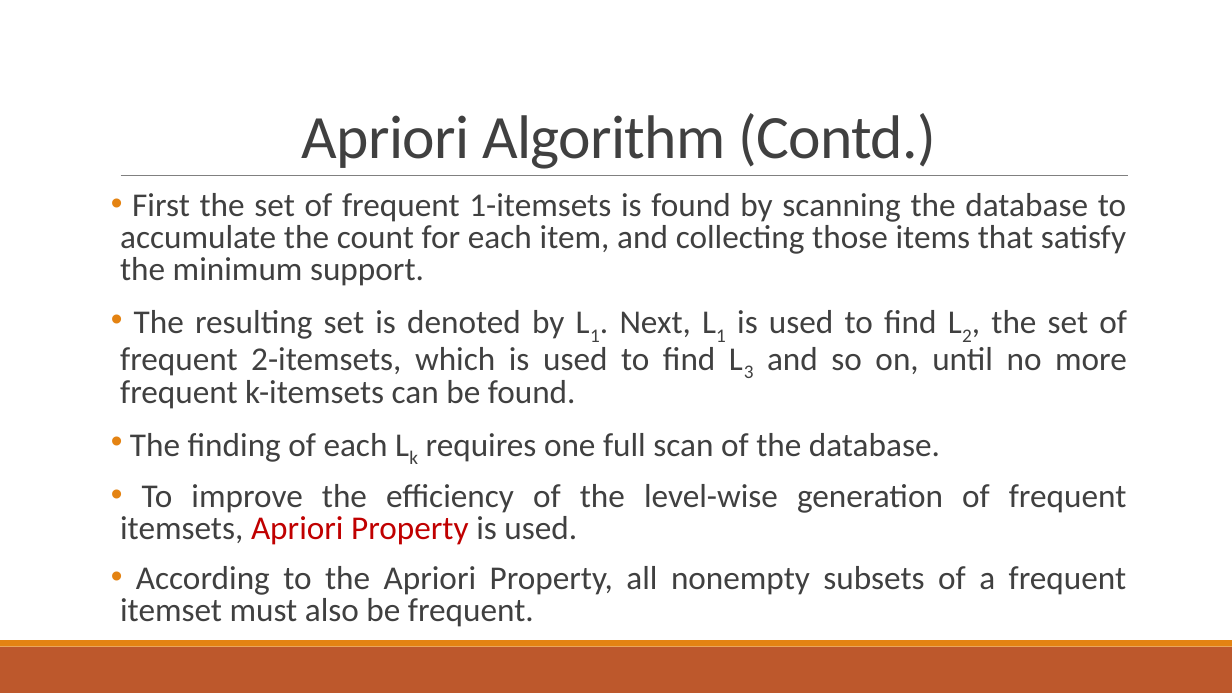
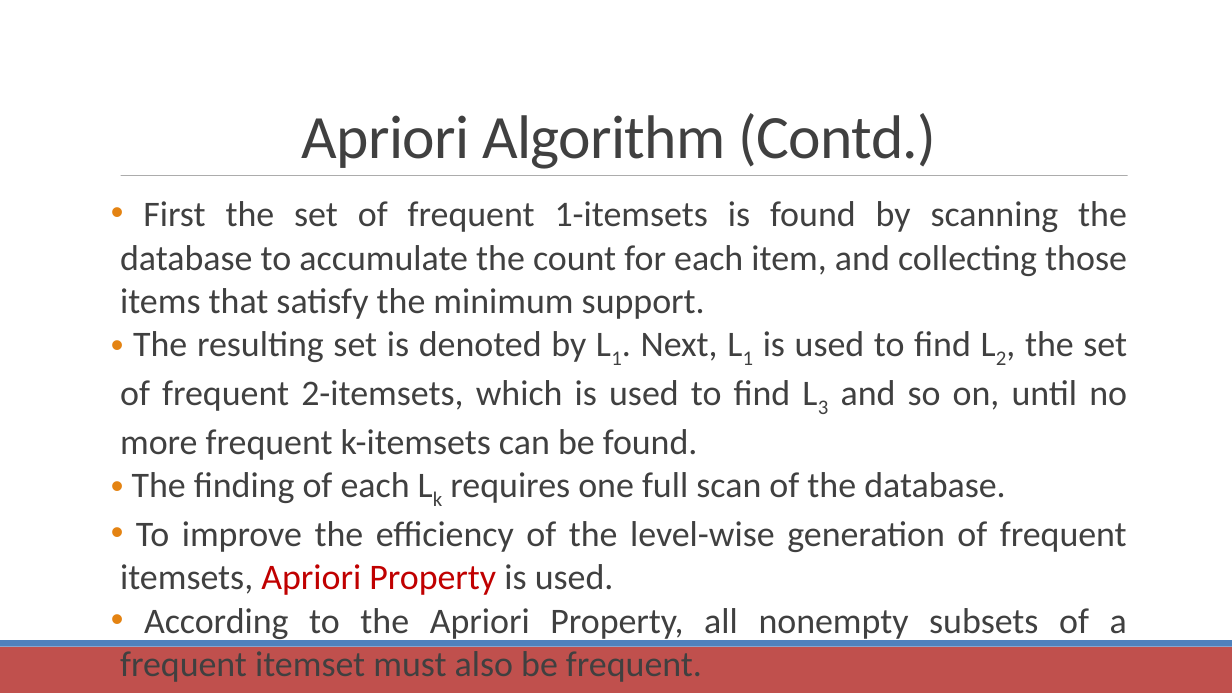
Before and after one commit to raghavmittal101/nu-sem8-course-material, a slide deck: slide 5 of data_mining_CS451/MS1/Lecture 7.pptx. Drawn at 1232x693 pixels with LibreOffice and Linux fonts; fonts in the diff are those of the drawing. Boxes give left, top, right and bottom in pixels: in the first picture for what was removed or moved away, otherwise in the second. Text is boxed around its words. In the diff, an @@ line names an element or a change of style, - is before the commit and + after.

```diff
--- a/data_mining_CS451/MS1/Lecture 7.pptx
+++ b/data_mining_CS451/MS1/Lecture 7.pptx
@@ text "Apriori Algorithm (Contd.)" at (x1=302, y1=113, x2=936, y2=169): line spacing 0.85 to 1 @@
@@ line (121, 176) - (1128, 176): stroke #808080 0.5 pt to #808080 0.51 pt @@
@@ text "First the set of frequent ..." at (x1=120, y1=201, x2=1127, y2=642): size 25.9 to 28 pt; line spacing 0.8 to 1; less space between paragraphs @@
@@ rectangle at (x1=0, y1=647, x2=1232, y2=693): fill #BD582C to #C0504D @@
@@ rectangle at (x1=0, y1=640, x2=1232, y2=647): fill #E48312 to #4F81BD @@
```
Also in this commit, not shown: 9 other slides changed, 19 other files.
